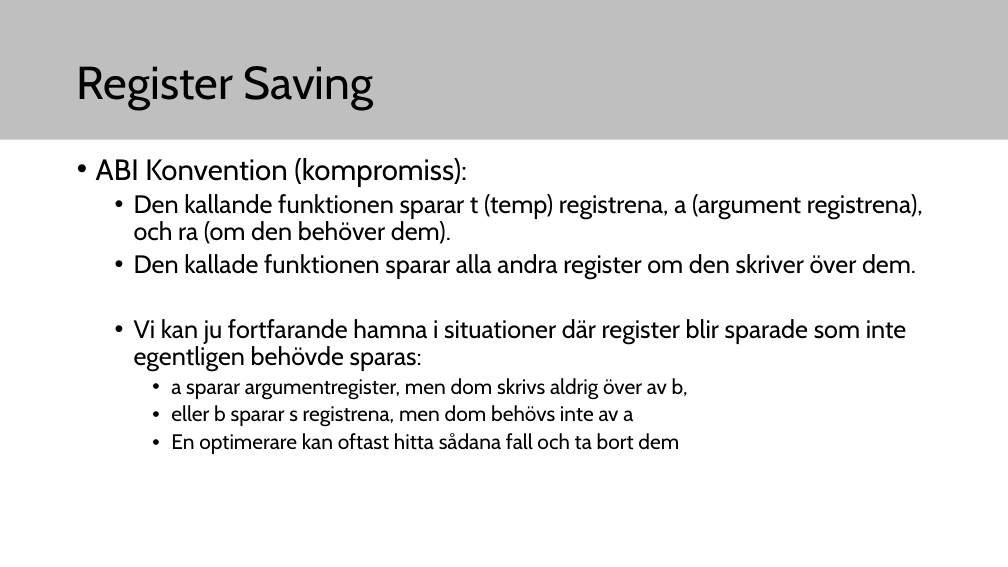
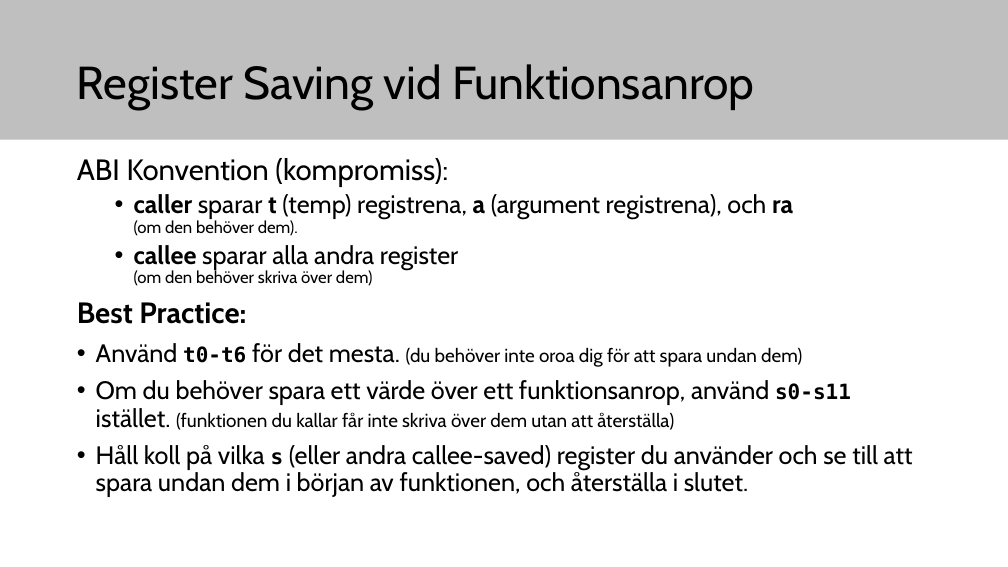
Before and after one commit to elias-at-chalmers/mop-lecture_notes-mirror, a slide deck: slide 13 of slides/lecture03-assembly2.pptx. Drawn at 1008x567 pixels with LibreOffice and Linux fonts; fonts in the diff are those of the drawing. Boxes give left, top, right and bottom in pixels: in the first picture for what was removed or moved away, otherwise in the second. Text is boxed around its words. In the diff, an @@ line names an element or a change of style, - is before the commit and + after.

```diff
--- a/slides/lecture03-assembly2.pptx
+++ b/slides/lecture03-assembly2.pptx
@@ title at (77,64,754,110): text changed @@
-Register Saving
+Register Saving vid Funktionsanrop
@@ text at (77,158,448,187): bullet • to none @@
@@ text at (77,194,913,497): text changed @@
-  • Den kallande funktionen sparar t (temp) registrena, a (argument registrena), och ra (om den behöver dem).
-  • Den kallade funktionen sparar alla andra register om den skriver över dem.
-  • Vi kan ju fortfarande hamna i situationer där register blir sparade som inte egentligen behövde sparas:
-    • a sparar argumentregister, men dom skrivs aldrig över av b,
-    • eller b sparar s registrena, men dom behövs inte av a
-    • En optimerare kan oftast hitta sådana fall och ta bort dem
+  • caller sparar t (temp) registrena, a (argument registrena), och ra
+    (om den behöver dem).
+  • callee sparar alla andra register
+    (om den behöver skriva över dem)
+Best Practice:
+• Använd t0-t6 för det mesta. (du behöver inte oroa dig för att spara undan dem)
+• Om du behöver spara ett värde över ett funktionsanrop, använd s0-s11 istället. (funktionen du kallar får inte skriva över dem utan att återställa)
+• Håll koll på vilka s (eller andra callee-saved) register du använder och se till att spara undan dem i början av funktionen, och återställa i slutet.
```
Also in this commit, not shown: 3 other slides changed, 7 slides added, 4 slides removed.
